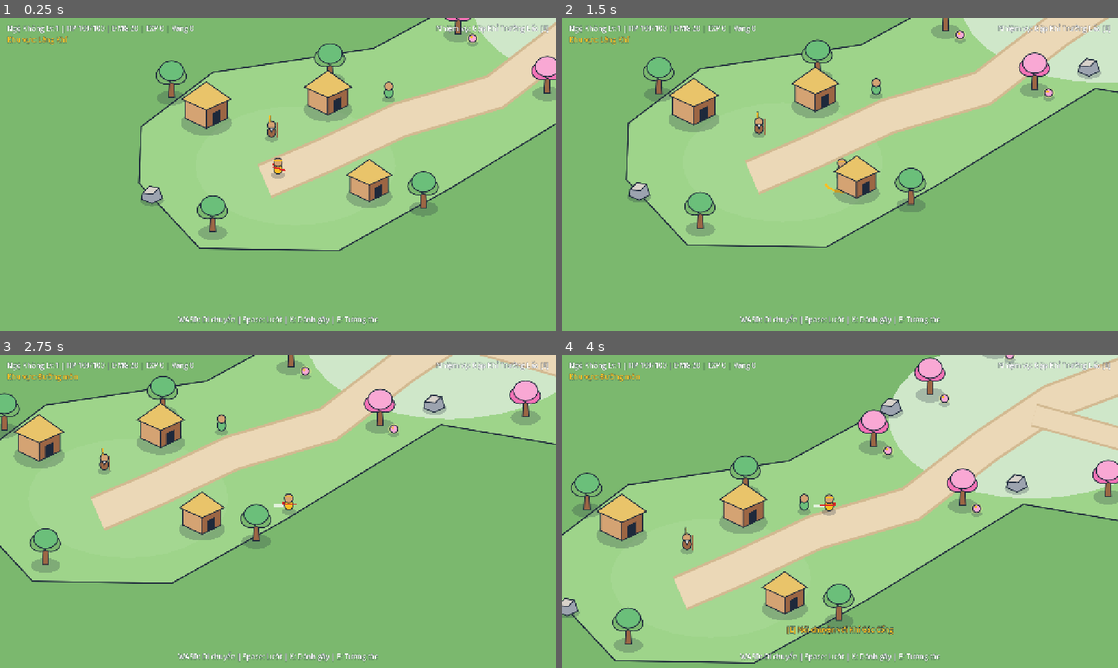
Above: before the commit, frames 1-4 (two rows, left to right).
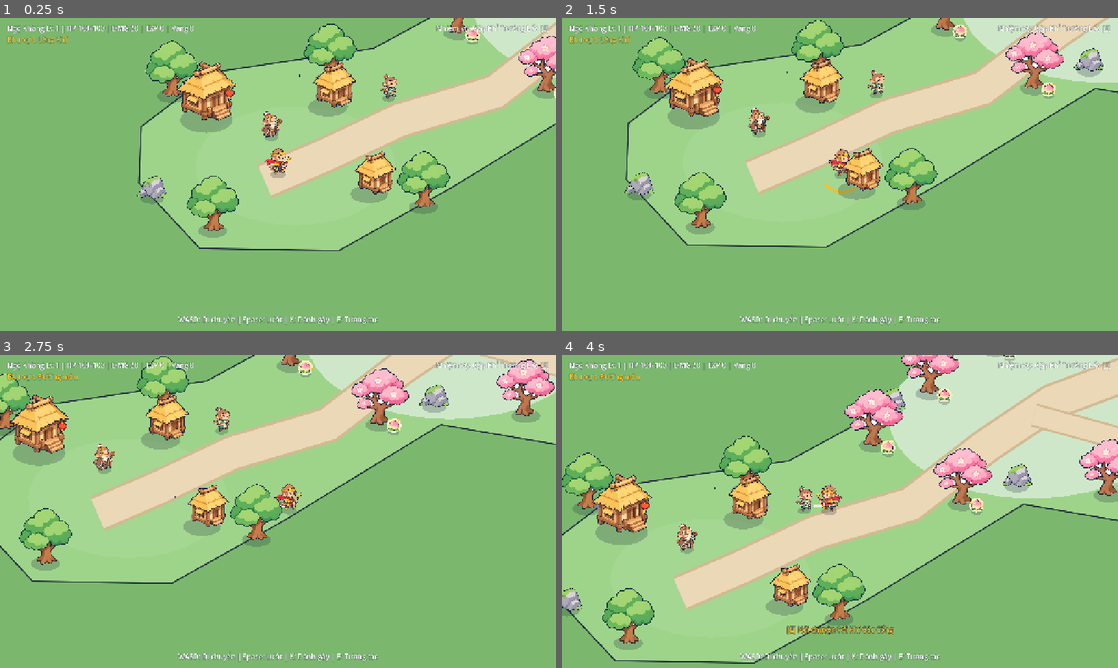
Above: after the commit, the same moments.

Repository: thanh-pham2k/cloudbound
Game: Godot game, scene res://scenes/hoa_qua_son.tscn
The game is run twice, just before and just after one commit, with the same random seed, the same clock (stepped at 60 frames per second) and the same inputs.
Inputs:
- Up to frame 1 (0.25 s): no input
- Up to frame 2 (1.5 s): tap Enter at 0.5 s; hold D (move_right) 0.53-1.28 s; tap E (interact) at 0.6 s; hold S (move_down) from 1.28 s (still down); tap K (attack) at 1.35 s
- Up to frame 3 (2.75 s): tap E (interact) at 1.55, 2.3 s; release S (move_down) at 2.03 s; hold D (move_right) from 2.03 s (still down); tap Space (dash) at 2.1 s
- Up to frame 4 (4 s): release D (move_right) at 2.78 s; hold W (move_up) 2.78-3.53 s; tap E (interact) at 2.85, 3.6 s; hold A (move_left) from 3.53 s (still down)

The runs differ from the first frame. In frame 1, 9.0% of the frame differs, in the area x 24-100%, y 0-71%; in frame 2, 9.5%; in frame 3, 9.9%; in frame 4, 12%, in the area x 0-100%, y 0-96%.

Commit message:
Extract 21 batch sprites and integrate into Hoa Qua Son Godot scene

Diff:
--- a/scripts/world/hoa_qua_son_world.gd
+++ b/scripts/world/hoa_qua_son_world.gd
@@ -84,8 +84,10 @@
 	spawn_disc.z_index = -1
 	add_child(spawn_disc)
 
-	for hut in L.HUTS:
-		_add_static_prop("hut", hut["pos"], hut["scale"], Vector2(44.0, 22.0) * hut["scale"])
+	for i in L.HUTS.size():
+		var hut: Dictionary = L.HUTS[i]
+		var hut_kind := "hut" if i == 0 else "hut_small"
+		_add_static_prop(hut_kind, hut["pos"], hut["scale"], Vector2(44.0, 22.0) * hut["scale"])
 
 	for npc_data in L.NPCS:
 		var npc := InteractableObject.new()
@@ -142,6 +144,12 @@
 
 
 func _build_boss_cave() -> void:
+	var stairs := IsoPlaceholder.new()
+	stairs.kind = "stairs"
+	stairs.position = Vector2(1945.0, -965.0)
+	stairs.z_index = -1
+	add_child(stairs)
+
 	for pos in L.BOSS_TORCHES:
 		_add_static_prop("torch", pos, 1.0, Vector2(10.0, 6.0))
 
--- a/scripts/world/iso_placeholder.gd
+++ b/scripts/world/iso_placeholder.gd
@@ -1,9 +1,28 @@
 class_name IsoPlaceholder
 extends Node2D
-## Draws Minimal Stylized 2.5D isometric placeholder shapes with crisp #1E293B outlines.
+## Renders extracted 2.5D isometric RGBA sprites with soft contact shadows and bottom-center Y-sort anchors.
 
 const L := preload("res://scripts/world/hoa_qua_son_layout.gd")
 const P := L.PALETTE
+
+const SPRITE_MAP := {
+	"hero": {"path": "res://assets/sprites/characters/player_hero.png", "height": 64.0, "center": false, "shadow": Vector2(18.0, 9.0)},
+	"elder_npc": {"path": "res://assets/sprites/characters/npc_elder.png", "height": 62.0, "center": false, "shadow": Vector2(16.0, 8.0)},
+	"guide_npc": {"path": "res://assets/sprites/characters/npc_guide.png", "height": 58.0, "center": false, "shadow": Vector2(15.0, 8.0)},
+	"boar": {"path": "res://assets/sprites/characters/enemy_boar.png", "height": 48.0, "center": false, "shadow": Vector2(20.0, 10.0)},
+	"boss": {"path": "res://assets/sprites/characters/boss_demon_king.png", "height": 126.0, "center": false, "shadow": Vector2(36.0, 17.0)},
+	"hut": {"path": "res://assets/sprites/environment/hut_main.png", "height": 132.0, "center": false, "shadow": Vector2(58.0, 28.0)},
+	"hut_small": {"path": "res://assets/sprites/environment/hut_small.png", "height": 106.0, "center": false, "shadow": Vector2(46.0, 22.0)},
+	"peach_tree": {"path": "res://assets/sprites/environment/tree_peach.png", "height": 134.0, "center": false, "shadow": Vector2(34.0, 16.0)},
+	"green_tree": {"path": "res://assets/sprites/environment/tree_green.png", "height": 132.0, "center": false, "shadow": Vector2(34.0, 16.0)},
+	"rock": {"path": "res://assets/sprites/environment/rock_cluster.png", "height": 54.0, "center": false, "shadow": Vector2(28.0, 13.0)},
+	"torch": {"path": "res://assets/sprites/environment/torch_brazier.png", "height": 68.0, "center": false, "shadow": Vector2(15.0, 8.0)},
+	"stairs": {"path": "res://assets/sprites/tiles/stairs_stone.png", "height": 78.0, "center": true, "shadow": Vector2.ZERO},
+	"spawn_disc": {"path": "res://assets/sprites/interactables/spawn_disc.png", "height": 64.0, "center": true, "shadow": Vector2.ZERO},
+	"peach": {"path": "res://assets/sprites/interactables/peach_pickup.png", "height": 34.0, "center": false, "shadow": Vector2(13.0, 6.0)},
+	"chest": {"path": "res://assets/sprites/interactables/chest_closed.png", "alt": "res://assets/sprites/interactables/chest_open.png", "height": 46.0, "center": false, "shadow": Vector2(22.0, 10.0)},
+	"exit_arch": {"path": "res://assets/sprites/interactables/gate_locked.png", "alt": "res://assets/sprites/interactables/gate_unlocked.png", "height": 124.0, "center": false, "shadow": Vector2(52.0, 22.0)},
+}
 
 @export var kind: String = "rock"
 @export var item_scale: float = 1.0
@@ -11,205 +30,57 @@
 @export var hit_flash: float = 0.0
 @export var state_active: bool = false
 
+var _sprite: Sprite2D
+var _shadow_size: Vector2 = Vector2.ZERO
+var _last_state_active: bool = false
+
+
+func _ready() -> void:
+	_sprite = Sprite2D.new()
+	add_child(_sprite)
+	_apply_visual()
+
+
+func _process(_delta: float) -> void:
+	if not _sprite:
+		return
+	if _last_state_active != state_active:
+		_last_state_active = state_active
+		_apply_visual()
+	if hit_flash > 0.0:
+		_sprite.modulate = Color(2.2, 2.2, 2.2, 1.0)
+	else:
+		_sprite.modulate = Color.WHITE
+	if kind in ["hero", "boar", "boss"] and absf(facing_dir.x) > 0.05:
+		_sprite.flip_h = facing_dir.x < 0.0
+
+
+func _apply_visual() -> void:
+	if not _sprite:
+		return
+	var cfg: Dictionary = SPRITE_MAP.get(kind, SPRITE_MAP["rock"])
+	var tex_path: String = cfg["alt"] if (state_active and cfg.has("alt")) else cfg["path"]
+	var tex := load(tex_path) as Texture2D
+	if tex == null:
+		return
+	_sprite.texture = tex
+	var tex_h := maxf(1.0, float(tex.get_height()))
+	var s: float = (float(cfg["height"]) * item_scale) / tex_h
+	_sprite.scale = Vector2(s, s)
+	_sprite.centered = true
+	if cfg["center"]:
+		_sprite.offset = Vector2.ZERO
+	else:
+		_sprite.offset = Vector2(0.0, -tex_h * 0.48)
+	_shadow_size = cfg["shadow"] * item_scale
+	queue_redraw()
+
 
 func _draw() -> void:
-	match kind:
-		"spawn_disc":
-			_draw_ellipse(Vector2.ZERO, 34.0 * item_scale, 18.0 * item_scale, P["stone_light"], true)
-			_draw_ellipse(Vector2(0, -2), 22.0 * item_scale, 11.0 * item_scale, P["stone_dark"], false)
-		"hut":
-			_draw_hut(item_scale)
-		"peach_tree":
-			_draw_tree(item_scale, P["peach_pink"], P["peach_deep"])
-		"green_tree":
-			_draw_tree(item_scale, P["tree_green"], P["grass_dark"])
-		"rock":
-			_draw_rock(item_scale)
-		"torch":
-			_draw_torch(item_scale)
-		"peach":
-			_draw_peach(item_scale)
-		"chest":
-			_draw_chest(item_scale, state_active)
-		"exit_arch":
-			_draw_exit_arch(item_scale, state_active)
-		"hero":
-			_draw_hero(item_scale)
-		"elder_npc":
-			_draw_monkey_npc(item_scale, true)
-		"guide_npc":
-			_draw_monkey_npc(item_scale, false)
-		"boar":
-			_draw_boar(item_scale)
-		"boss":
-			_draw_boss(item_scale)
-
-
-func _draw_ellipse(center: Vector2, rx: float, ry: float, color: Color, outline: bool = false) -> void:
+	if _shadow_size.x <= 0.0:
+		return
 	var pts := PackedVector2Array()
-	for i in 24:
-		var a := (float(i) / 24.0) * TAU
-		pts.append(center + Vector2(cos(a) * rx, sin(a) * ry))
-	draw_colored_polygon(pts, color)
-	if outline:
-		var closed := PackedVector2Array(pts)
-		closed.append(pts[0])
-		draw_polyline(closed, P["ink"], 2.0, true)
-
-
-func _draw_poly(pts: PackedVector2Array, color: Color, outline: bool = true) -> void:
-	draw_colored_polygon(pts, color)
-	if outline:
-		var closed := PackedVector2Array(pts)
-		closed.append(pts[0])
-		draw_polyline(closed, P["ink"], 2.0, true)
-
-
-func _draw_hut(s: float) -> void:
-	_draw_ellipse(Vector2(0, 6 * s), 56 * s, 28 * s, P["shadow"])
-	# Left & right isometric walls
-	_draw_poly(PackedVector2Array([
-		Vector2(-46 * s, -4 * s), Vector2(0, 18 * s),
-		Vector2(0, -28 * s), Vector2(-46 * s, -50 * s)
-	]), P["wood_light"])
-	_draw_poly(PackedVector2Array([
-		Vector2(0, 18 * s), Vector2(46 * s, -4 * s),
-		Vector2(46 * s, -50 * s), Vector2(0, -28 * s)
-	]), P["wood_dark"])
-	# Doorway
-	_draw_poly(PackedVector2Array([
-		Vector2(14 * s, 11 * s), Vector2(30 * s, 3 * s),
-		Vector2(30 * s, -22 * s), Vector2(14 * s, -14 * s)
-	]), P["ink"])
-	# Pitched straw roof
-	_draw_poly(PackedVector2Array([
-		Vector2(-54 * s, -46 * s), Vector2(0, -22 * s),
-		Vector2(54 * s, -46 * s), Vector2(0, -84 * s)
-	]), P["roof_straw"])
-
-
-func _draw_tree(s: float, light_col: Color, shade_col: Color) -> void:
-	_draw_ellipse(Vector2(0, 4 * s), 34 * s, 17 * s, P["shadow"])
-	_draw_poly(PackedVector2Array([
-		Vector2(-7 * s, 2 * s), Vector2(7 * s, 2 * s),
-		Vector2(5 * s, -36 * s), Vector2(-5 * s, -36 * s)
-	]), P["wood_dark"])
-	_draw_ellipse(Vector2(-12 * s, -48 * s), 24 * s, 20 * s, shade_col, true)
-	_draw_ellipse(Vector2(12 * s, -46 * s), 22 * s, 18 * s, shade_col, true)
-	_draw_ellipse(Vector2(0, -58 * s), 28 * s, 23 * s, light_col, true)
-
-
-func _draw_rock(s: float) -> void:
-	_draw_ellipse(Vector2(0, 4 * s), 28 * s, 14 * s, P["shadow"])
-	_draw_poly(PackedVector2Array([
-		Vector2(-24 * s, 2 * s), Vector2(0, 12 * s),
-		Vector2(24 * s, 0), Vector2(16 * s, -24 * s),
-		Vector2(-6 * s, -28 * s), Vector2(-22 * s, -12 * s)
-	]), P["stone_dark"])
-	_draw_poly(PackedVector2Array([
-		Vector2(-22 * s, -12 * s), Vector2(-6 * s, -28 * s),
-		Vector2(16 * s, -24 * s), Vector2(2 * s, -10 * s)
-	]), P["stone_light"])
-
-
-func _draw_torch(s: float) -> void:
-	_draw_ellipse(Vector2(0, 4 * s), 14 * s, 7 * s, P["shadow"])
-	_draw_poly(PackedVector2Array([
-		Vector2(-10 * s, 2 * s), Vector2(10 * s, 2 * s),
-		Vector2(8 * s, -24 * s), Vector2(-8 * s, -24 * s)
-	]), P["stone_dark"])
-	_draw_ellipse(Vector2(0, -32 * s), 9 * s, 11 * s, P["gold"], true)
-	_draw_ellipse(Vector2(0, -31 * s), 5 * s, 7 * s, P["crimson"])
-
-
-func _draw_peach(s: float) -> void:
-	_draw_ellipse(Vector2(0, 4 * s), 13 * s, 7 * s, P["shadow"])
-	_draw_ellipse(Vector2(0, -8 * s), 13 * s, 12 * s, Color(1.0, 0.92, 0.55, 0.35))
-	_draw_ellipse(Vector2(0, -8 * s), 9 * s, 9 * s, P["peach_pink"], true)
-	_draw_ellipse(Vector2(-3 * s, -11 * s), 3 * s, 3 * s, P["gold"])
-
-
-func _draw_chest(s: float, opened: bool) -> void:
-	_draw_ellipse(Vector2(0, 5 * s), 20 * s, 10 * s, P["shadow"])
-	var body_col: Color = P["crimson"] if not opened else P["wood_dark"]
-	_draw_poly(PackedVector2Array([
-		Vector2(-16 * s, 2 * s), Vector2(16 * s, 2 * s),
-		Vector2(16 * s, -14 * s), Vector2(-16 * s, -14 * s)
-	]), body_col)
-	var lid_y: float = -22.0 * s if not opened else -26.0 * s
-	_draw_poly(PackedVector2Array([
-		Vector2(-17 * s, -14 * s), Vector2(17 * s, -14 * s),
-		Vector2(15 * s, lid_y), Vector2(-15 * s, lid_y)
-	]), P["gold"])
-
-
-func _draw_exit_arch(s: float, unlocked: bool) -> void:
-	_draw_ellipse(Vector2(0, 6 * s), 48 * s, 22 * s, P["shadow"])
-	_draw_poly(PackedVector2Array([
-		Vector2(-42 * s, 2 * s), Vector2(-26 * s, 2 * s),
-		Vector2(-26 * s, -68 * s), Vector2(-42 * s, -68 * s)
-	]), P["stone_dark"])
-	_draw_poly(PackedVector2Array([
-		Vector2(26 * s, 2 * s), Vector2(42 * s, 2 * s),
-		Vector2(42 * s, -68 * s), Vector2(26 * s, -68 * s)
-	]), P["stone_dark"])
-	_draw_poly(PackedVector2Array([
-		Vector2(-48 * s, -66 * s), Vector2(48 * s, -66 * s),
-		Vector2(38 * s, -84 * s), Vector2(-38 * s, -84 * s)
-	]), P["stone_light"])
-	var portal_col: Color = P["gold"] if unlocked else P["cliff_slate"]
-	_draw_poly(PackedVector2Array([
-		Vector2(-24 * s, 0), Vector2(24 * s, 0),
-		Vector2(24 * s, -62 * s), Vector2(-24 * s, -62 * s)
-	]), portal_col)
-
-
-func _draw_hero(s: float) -> void:
-	_draw_ellipse(Vector2(0, 2 * s), 16 * s, 8 * s, P["shadow"])
-	var body_col: Color = P["gold"] if hit_flash <= 0.0 else Color.WHITE
-	# Red scarf
-	var scarf_dir := -facing_dir.normalized() * 14.0 * s
-	draw_line(Vector2(0, -18 * s), Vector2(0, -18 * s) + scarf_dir, P["crimson"], 4.0 * s)
-	# Body & head
-	_draw_ellipse(Vector2(0, -13 * s), 10 * s, 12 * s, body_col, true)
-	_draw_ellipse(Vector2(0, -28 * s), 10 * s, 10 * s, P["wood_light"], true)
-	# Golden headband
-	draw_line(Vector2(-9 * s, -32 * s), Vector2(9 * s, -32 * s), P["gold"], 3.0 * s)
-	# Staff
-	var staff_dir := facing_dir.normalized()
-	draw_line(Vector2(-staff_dir.x * 14 * s, -14 * s - staff_dir.y * 8 * s), Vector2(staff_dir.x * 20 * s, -14 * s + staff_dir.y * 12 * s), P["crimson"], 3.5 * s)
-
-
-func _draw_monkey_npc(s: float, is_elder: bool) -> void:
-	_draw_ellipse(Vector2(0, 2 * s), 15 * s, 8 * s, P["shadow"])
-	var robe_col: Color = P["wood_dark"] if is_elder else P["tree_green"]
-	_draw_ellipse(Vector2(0, -13 * s), 10 * s, 12 * s, robe_col, true)
-	_draw_ellipse(Vector2(0, -28 * s), 9.5 * s, 9.5 * s, P["wood_light"], true)
-	if is_elder:
-		# White beard & wooden staff
-		_draw_poly(PackedVector2Array([
-			Vector2(-5 * s, -22 * s), Vector2(5 * s, -22 * s), Vector2(0, -12 * s)
-		]), Color.WHITE)
-		draw_line(Vector2(13 * s, 0), Vector2(13 * s, -34 * s), P["wood_dark"], 3.0 * s)
-
-
-func _draw_boar(s: float) -> void:
-	_draw_ellipse(Vector2(0, 2 * s), 18 * s, 9 * s, P["shadow"])
-	var col: Color = P["cliff_slate"] if hit_flash <= 0.0 else Color.WHITE
-	_draw_ellipse(Vector2(0, -12 * s), 16 * s, 12 * s, col, true)
-	# Tusks
-	draw_line(Vector2(10 * s, -8 * s), Vector2(18 * s, -13 * s), P["path_cream"], 2.5 * s)
-	draw_line(Vector2(-10 * s, -8 * s), Vector2(-18 * s, -13 * s), P["path_cream"], 2.5 * s)
-
-
-func _draw_boss(s: float) -> void:
-	_draw_ellipse(Vector2(0, 4 * s), 34 * s, 16 * s, P["shadow"])
-	var col: Color = P["crimson"] if hit_flash <= 0.0 else Color.WHITE
-	_draw_ellipse(Vector2(0, -26 * s), 24 * s, 26 * s, col, true)
-	_draw_ellipse(Vector2(0, -52 * s), 17 * s, 16 * s, P["crimson"], true)
-	# Gold crown & shoulder armor
-	_draw_poly(PackedVector2Array([
-		Vector2(-14 * s, -62 * s), Vector2(14 * s, -62 * s),
-		Vector2(10 * s, -74 * s), Vector2(-10 * s, -74 * s)
-	]), P["gold"])
-	draw_line(Vector2(26 * s, 2 * s), Vector2(26 * s, -62 * s), P["gold"], 4.5 * s)
+	for i in 20:
+		var a := (float(i) / 20.0) * TAU
+		pts.append(Vector2(cos(a) * _shadow_size.x, sin(a) * _shadow_size.y))
+	draw_colored_polygon(pts, P["shadow"])
Binary file added: assets/inbox/001-create-a-2-5d-isometric-game-character-sprite-sheet-containi.png
Not shown, added: assets/inbox/001-create-a-2-5d-isometric-game-character-sprite-sheet-containi.png.import
Binary file added: assets/inbox/002-create-a-2-5d-isometric-game-terrain-tile-sheet-containing-4.png
Not shown, added: assets/inbox/002-create-a-2-5d-isometric-game-terrain-tile-sheet-containing-4.png.import
Binary file added: assets/inbox/003-create-a-2-5d-isometric-game-environment-props-sprite-sheet-.png
Not shown, added: assets/inbox/003-create-a-2-5d-isometric-game-environment-props-sprite-sheet-.png.import
Binary file added: assets/inbox/004-create-a-2-5d-isometric-game-interactive-props-sprite-sheet-.png
Not shown, added: assets/inbox/004-create-a-2-5d-isometric-game-interactive-props-sprite-sheet-.png.import
Binary file added: assets/sprites/characters/boss_demon_king.png
Not shown, added: assets/sprites/characters/boss_demon_king.png.import
Binary file added: assets/sprites/characters/enemy_boar.png
Not shown, added: assets/sprites/characters/enemy_boar.png.import
(and 38 more such lines)
